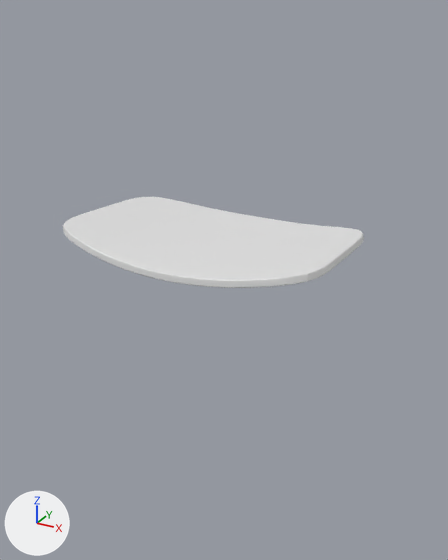
Before and after pictures for a commit that changed the Blender file chair/untitled.blend.
The view is the same before and after, from a 50 mm camera at (2.7, -5.04, 4.27) aimed at (-0.01, -0.11, 1.8). Lighting does not change. The marker at lower left points along +X, +Y and +Z. Materials are left out; every surface is plain grey.

The first picture shows '平面'.
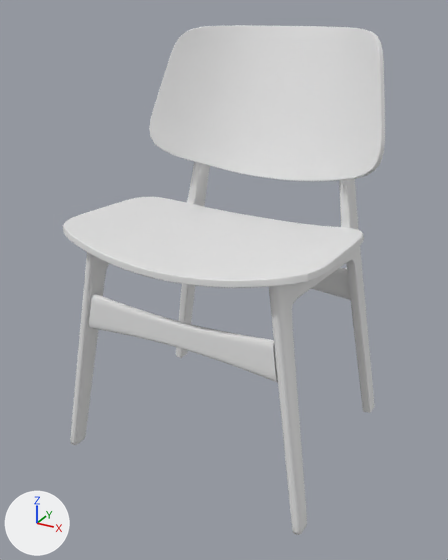
Location of each change, [x1, y1, x2, y2] in pixels of the pictures (448 x 560 px):
'平面.002', shown: after [149, 25, 385, 181]
'立方体', shown: after [70, 162, 375, 535]
'立方体.001', shown: after [89, 294, 278, 382]
'立方体.002', shown: after [311, 268, 350, 300]

The change in detail:
Object '立方体' (ob_立方体) is now shown.
Object '平面.002' (ob_平面_002) is now shown.
Object '立方体.001' (ob_立方体_001) is now shown.
Object '立方体.002' (ob_立方体_002) is now shown.
